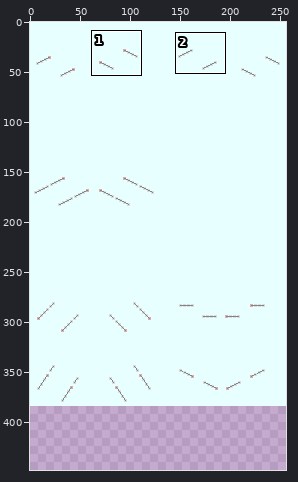
One commit to this sprite sheet: making_file/pulley_bottom_under.png. Above: a wide view before the commit, with the close-up outlined.
Close-up. Before the commit:
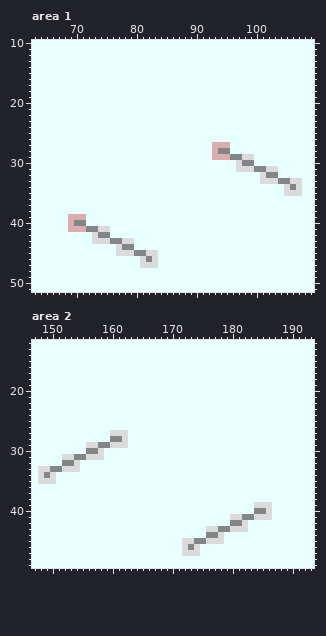
The file is 256x384 pixels. Colours within 5 levels of each other are drawn and written as one. Shown: area 1: x 63..109, y 10..51; area 2: x 147..193, y 12..49. The old version is drawn lined up with the new one, on the new canvas. The commit also changed other parts of the picture, which this record leaves out.
Now the later version:
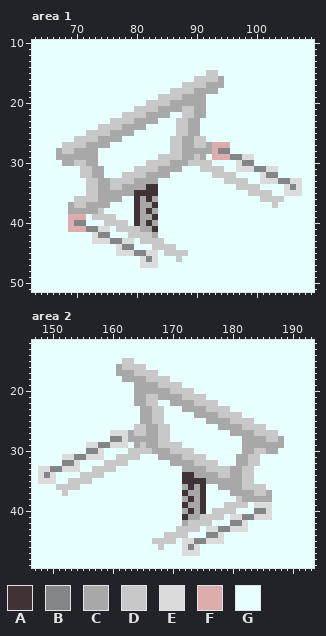
Palette (. is transparent): A #413236  B #828686  C #a8a8a8  D #c8c8c8  E #dbdbdb  F #ddacac  G #e7ffff
Difference:
canvas 256x384 -> 256x448
Changed rows in their new state; - is an unchanged pixel.
Area 1:
first column x 67:
15 -------------------------DD-----------
16 -----------------------DDDDC----------
17 ---------------------DDDDCCC----------
18 -------------------DDDDCCCC-----------
19 -----------------DDDDCCCC-------------
20 ---------------DDDDCCCCCC-------------
21 -------------DDDDCCCCDDCC-------------
22 -----------DDDDCCCC--DDCC-------------
23 ---------DDDDCCCC---DDCC--------------
24 -------DDDDCCCC-----DDCC--------------
25 -----DDDDCCCC-------DDCC--------------
26 ---DDDDCCCC--------DDCCDD-------------
27 -DDDDCCCC----------DDCCDDC------------
28 CDDCCCC------------DDCCCCC------------
29 CCCCCCC----------DDDDCCDC-------------
30 -CCDDCC--------DDDDCCCDDDD------------
31 ----DDCC-----DDDDCCCC---DDDD----------
32 ----DDCC---DDDDCCCC-------DDDD--------
33 -----DDCCDDDDCCCC-----------DDDD------
34 -----DDCCDDCCCCAA-------------DDDD----
35 -----DDCCCCCCAAAA---------------DDDD--
36 ---DDDDCCCC--ACAC-----------------DDDD
37 --CDDCCCC----ACCA-------------------D-
38 --CCCCCD-----ACAC---------------------
39 ------DDDD---ACCA---------------------
40 --------DDDD-ACAC---------------------
41 ----------DDDDCCA---------------------
42 ------------DDDDC---------------------
43 --------------DDDD--------------------
44 ----------------DDDD------------------
45 ------------------DDDD----------------
46 --------------------D-----------------
Area 2:
first column x 151:
15 -----------DD-------------------------
16 ----------CDDDD-----------------------
17 ----------CCCDDDD---------------------
18 -----------CCCCDDDD-------------------
19 -------------CCCCDDDD-----------------
20 -------------CCCCCCDDDD---------------
21 -------------CCDDCCCCDDDD-------------
22 -------------CCDD--CCCCDDDD-----------
23 --------------CCDD---CCCCDDDD---------
24 --------------CCDD-----CCCCDDDD-------
25 --------------CCDD-------CCCCDDDD-----
26 -------------DDCCDD--------CCCCDDDD---
27 ------------CDDCCDD----------CCCCDDDD-
28 ------------CCCCCDD------------CCCCDDC
29 -------------CDCCDDDD----------CCCCCCC
30 ------------DDDDCCCDDDD--------CCDDCC-
31 ----------DDDD---CCCCDDDD-----CCDD----
32 --------DDDD-------CCCCDDDD---CCDD----
33 ------DDDD-----------CCCCDDDDCCDD-----
34 ----DDDD-------------AACCCCDDCCDD-----
35 --DDDD---------------AAAACCCCCCDD-----
36 DDDD-----------------CACA--CCCCDDDD---
37 -D-------------------ACCA----CCCCDDC--
38 ---------------------CACA-----DCCCCC--
39 ---------------------ACCA---DDDD------
40 ---------------------CACA-DDDD--------
41 ---------------------ACCDDDD----------
42 ---------------------CDDDD------------
43 --------------------DDDD--------------
44 ------------------DDDD----------------
45 ----------------DDDD------------------
46 -----------------D--------------------
Pixel boxes of the changes (left, top, right, bottom) in both close-ups:
changed: (56, 70, 284, 262)
changed: (56, 358, 284, 550)
